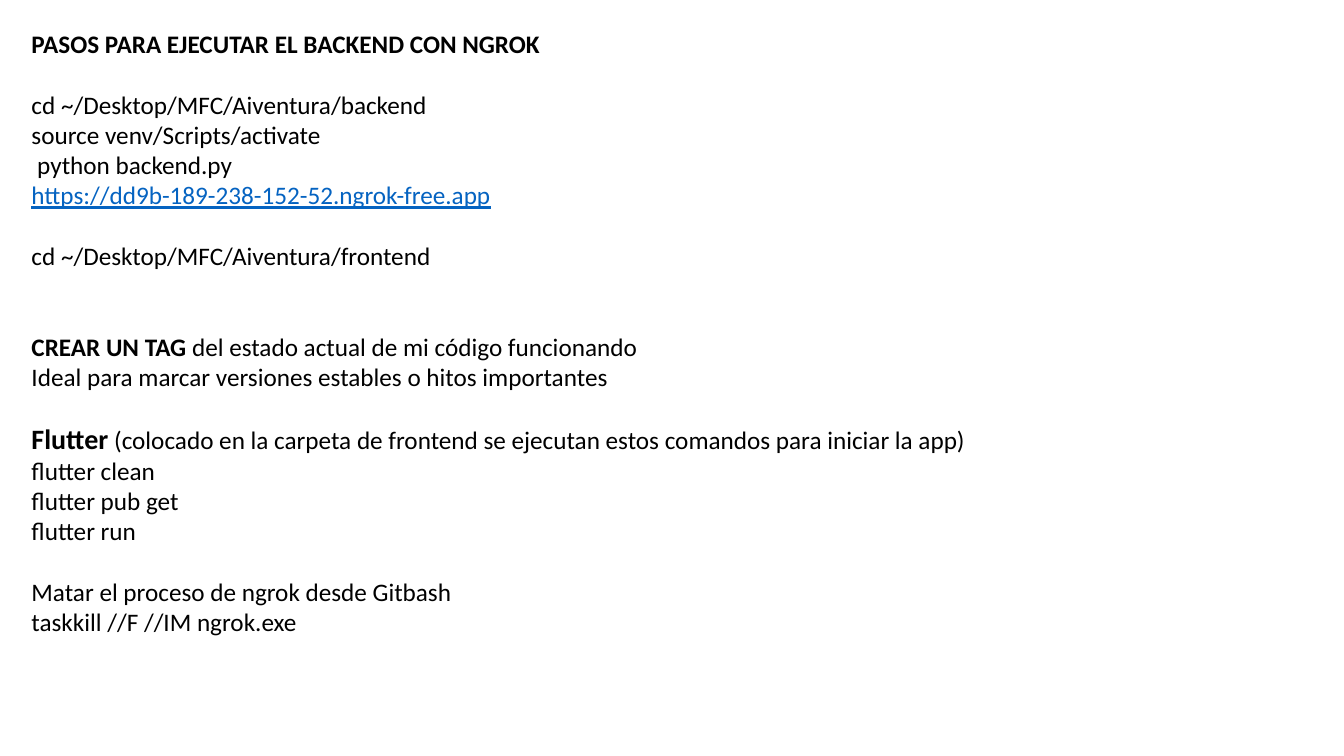
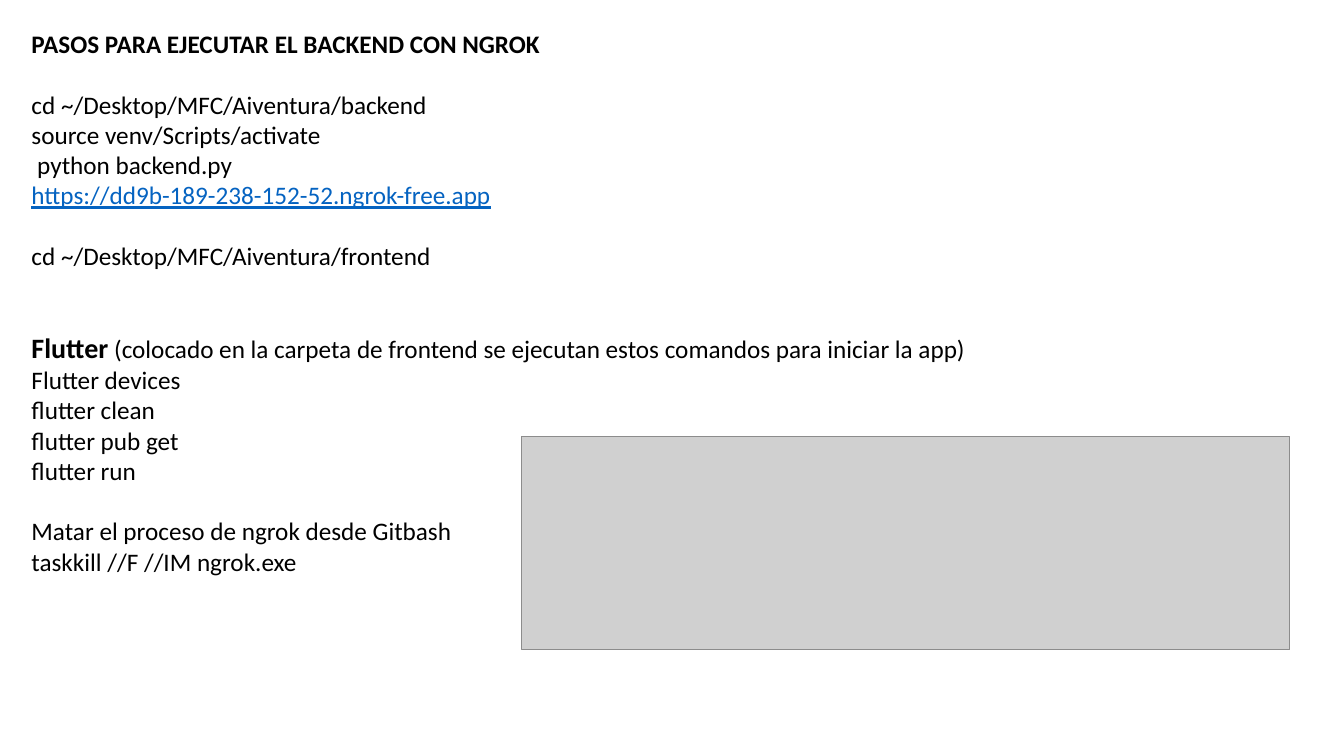
Before and after one commit to marcelferran/Aiventura, a slide deck: slide 5 of Others/Aiventura MFC.pptx. Drawn at 1344x756 pixels with LibreOffice and Linux fonts; fonts in the diff are those of the drawing; grey boxes stand for pictures. Boxes give left, top, right and bottom in pixels: in the first picture for what was removed or moved away, otherwise in the second. Text is boxed around its words. In the diff, an @@ line names an element or a change of style, - is before the commit and + after.

```diff
--- a/Others/Aiventura MFC.pptx
+++ b/Others/Aiventura MFC.pptx
@@ text at (x1=31, y1=338, x2=637, y2=390): paragraphs removed @@
-CREAR UN TAG del estado actual de mi código funcionando
-Ideal para marcar versiones estables o hitos importantes
@@ text at (x1=31, y1=371, x2=181, y2=390): paragraph added @@
+Flutter devices
@@ picture added at (x1=522, y1=437, x2=1291, y2=650) @@
```
Also in this commit, not shown: 2 other slides changed, 2 slides added, 2 slides removed, 9 other files.
